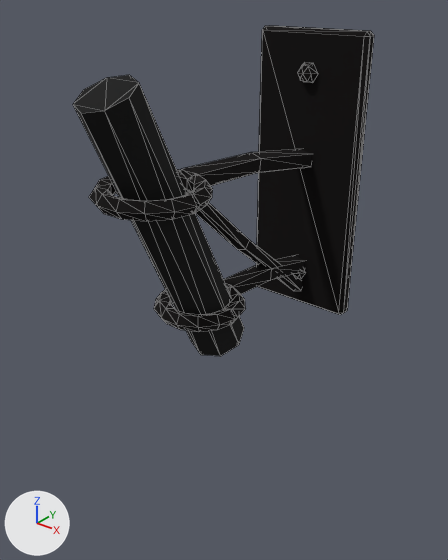
What one commit did to the glTF model godot/assets/props/modelle/wandfackel_kaputt.glb.
Before and after are seen from a 50 mm camera at (0.25, -0.424, 0.142) aimed at (-0.018, -0.089, -0.066). The axes (+X, +Y, +Z) are drawn at lower left. The lights are the same throughout. The first picture is the older version. Mesh edges are drawn as thin lines. Vertices at exactly the same position are counted once.

Names of what the first picture shows: 'wandfackel_kaputt'.
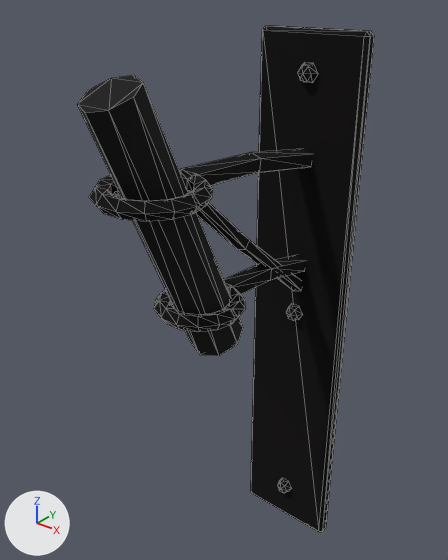
Location of each change, [x1, y1, x2, y2] in pixels of the pictures (448 x 560 px; the box of a moved part takes in the faces that stretch with it):
'wandfackel_kaputt', reshaped (53% taller): before [73, 25, 374, 356]; after [77, 25, 374, 532]
part 1 of me_wandfackel_kaputt, moved or reshaped (mostly hidden before): before [293, 270, 305, 279]; after [277, 478, 292, 493]
part 2 of me_wandfackel_kaputt, added: after [286, 303, 303, 320]
part 3 of me_wandfackel_kaputt, moved or reshaped: before [73, 75, 244, 356]; after [77, 75, 243, 356]
part 4 of me_wandfackel_kaputt, moved or reshaped: before [256, 32, 372, 315]; after [251, 32, 372, 532]

The change, as a diff of the scene's bpy script:
```diff
--- a/godot/assets/props/modelle/wandfackel_kaputt.glb.py
+++ b/godot/assets/props/modelle/wandfackel_kaputt.glb.py
@@ me_wandfackel_kaputt @@
 # used by ob_wandfackel_kaputt; location = (0.0, 0.0, 0.0)
-me_wandfackel_kaputt.from_pydata(...)  # 263 vertices, 490 faces; spans x -0.045..0.045, y -0.223..0.0, z -0.11..0.11
+me_wandfackel_kaputt.from_pydata(...)  # 277 vertices, 514 faces; spans x -0.045..0.045, y -0.221..0.0, z -0.36..0.11
+# me_wandfackel_kaputt part 1: the loose piece of 14 vertices spanning x -0.008..0.008, y -0.02..-0.012, z -0.087..-0.073 is moved by (0.0, 0.0, -0.24)
+# me_wandfackel_kaputt part 2: the loose piece of 14 vertices spanning x -0.008..0.008, y -0.02..-0.012, z -0.087..-0.073 is copied, and the copy is moved by (0.0, 0.0, -0.04); it spans x -0.008..0.008, y -0.02..-0.012, z -0.127..-0.113
+# me_wandfackel_kaputt part 3: the loose piece of 16 vertices spanning x -0.019..0.023, y -0.223..-0.104, z -0.1..0.097 is multiplied about its middle by the matrix ((0.989, 0.0, 0.004), (0.0, 0.989, 0.013), (-0.004, -0.013, 0.989)), then moved by (0.0, 0.001, 0.0)
+# me_wandfackel_kaputt part 4
+# 12 vertices are removed from x -0.045..0.045, y -0.012..0.0, z -0.11..-0.107
+# 30 faces are deleted
+# 4 vertices are added at (-0.042, -0.009, -0.36), (-0.042, -0.003, -0.36), (0.042, -0.009, -0.36), (0.042, -0.003, -0.36)
+# 8 new vertices lie (0.0, 0.0, -0.464) away from vertices in x -0.045..0.045, y -0.012..0.0, z 0.107
+# 30 new faces join them, mat_eisen (black #1b1818)
 me_wandfackel_kaputt.materials.append(mat_eisen)
```
